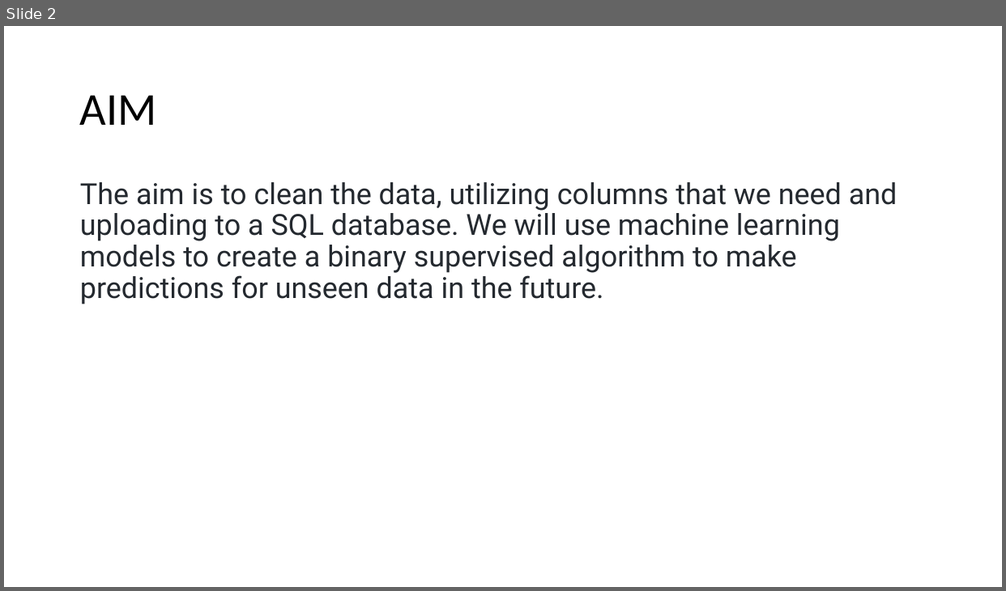
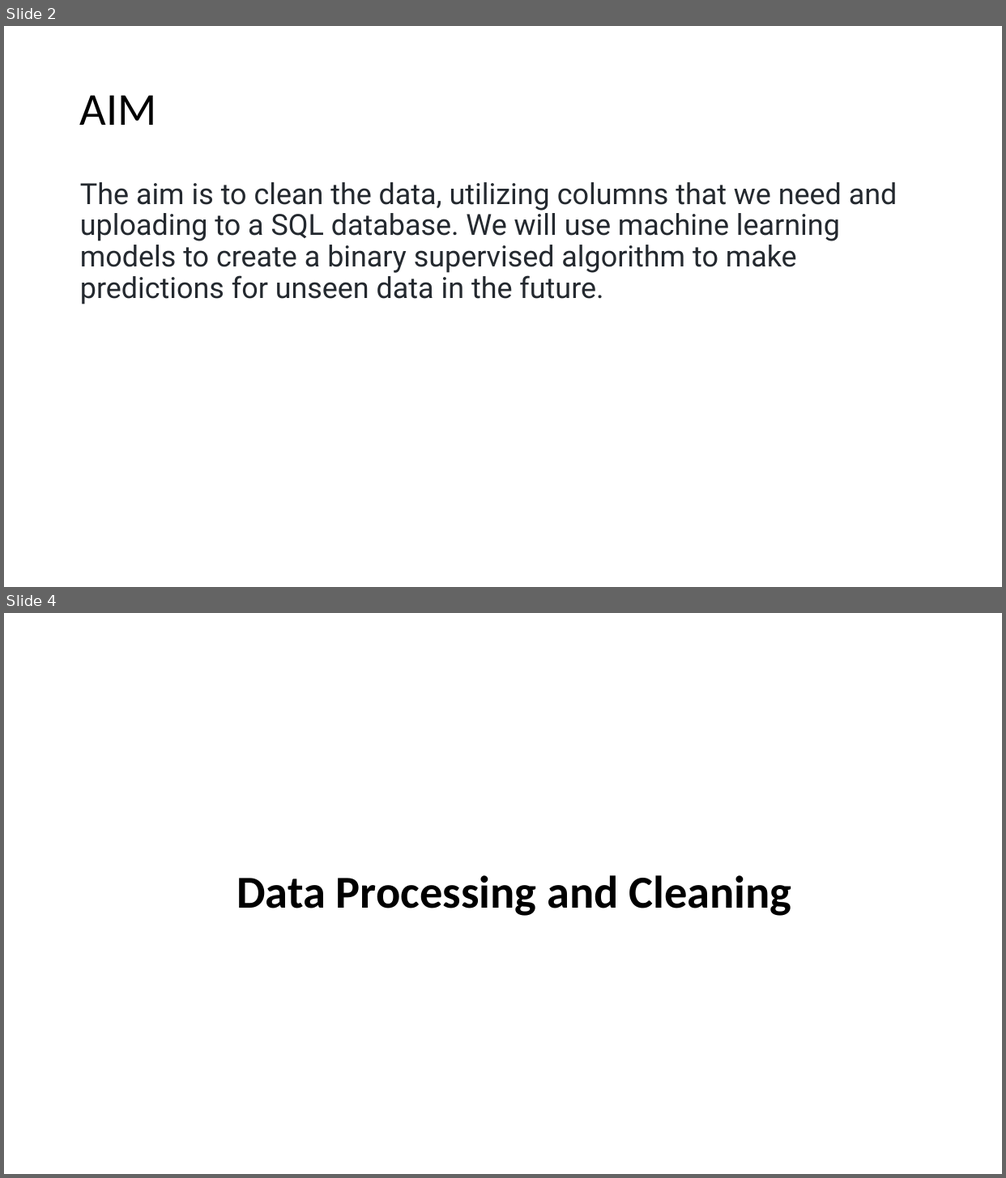
Before and after one commit to ashsams18/Project4_11122021, a slide deck: Horse_Racing.pptx. Shown one above the other, each under a label of ours: slide 2 before the commit, slides 2 and 4 after it; the slides between them are not shown. The pictures are 1006x591 and 1006x1178 pixels, drawn with LibreOffice and Linux fonts; fonts in the diff are those of the drawing; background and template pictures are left out. Boxes give left, top, right and bottom in pixels: in the first picture for what was removed or moved away, otherwise in the second. Text is boxed around its words. In the diff, an @@ line names an element or a change of style, - is before the commit and + after.

```diff
--- a/Horse_Racing.pptx
+++ b/Horse_Racing.pptx
@@ slide 4 added at <box>4,613,1002,1174</box>, background picture (left out) @@
@@ title added at <box>236,875,791,916</box>, 44 pt, text #000000, bold @@
+Data Processing and Cleaning
```
Also in this commit, not shown: 7 slides changed, 19 other slides added, 4 slides removed, 2 other files.
